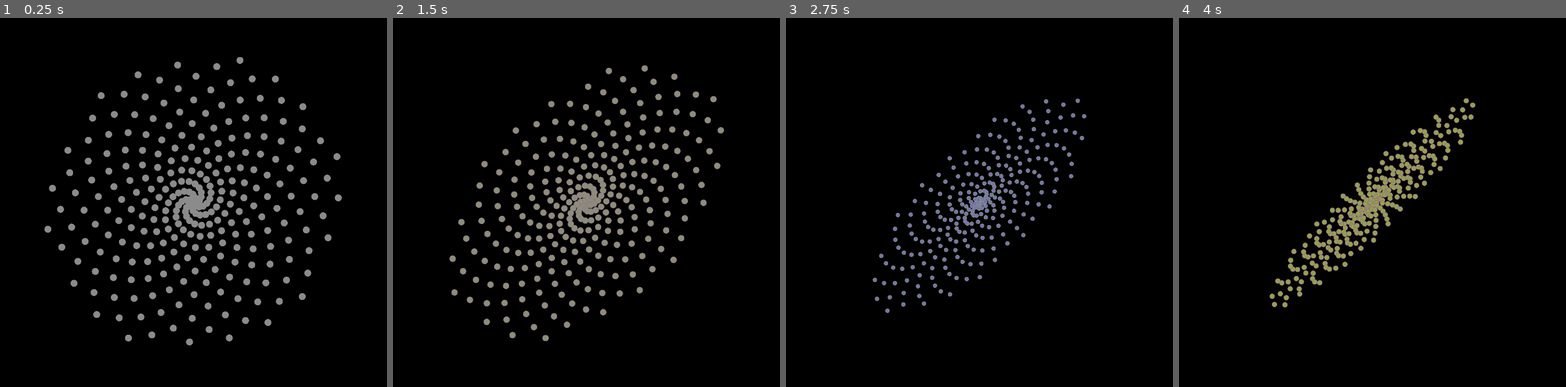
Above: before the commit, frames 1-4 (left to right).
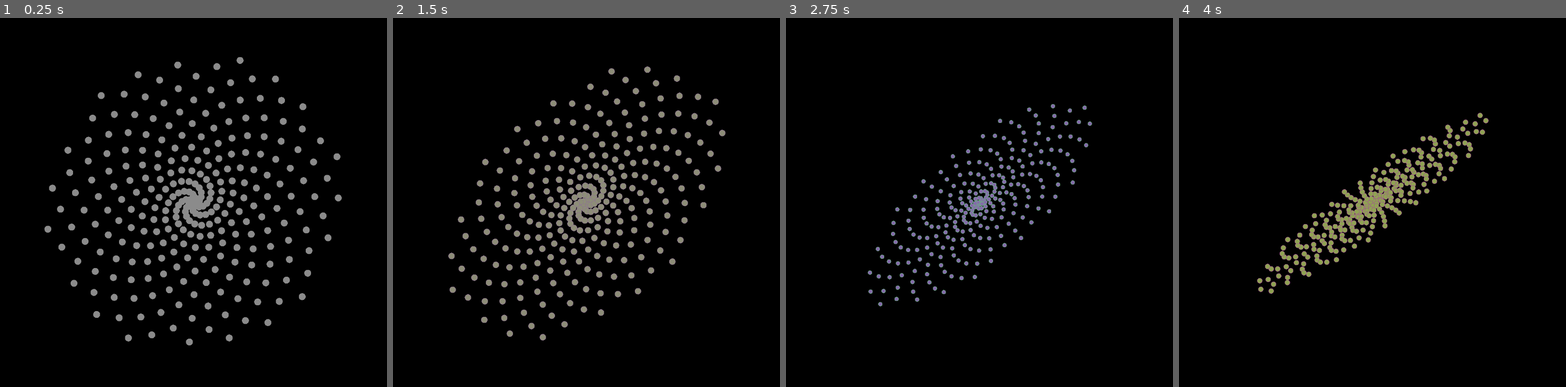
Above: after the commit, the same moments.

Repository: SomegitMissing/EmmaPaitings
Game: Godot game, scene res://canvas.tscn
Two runs of this game, one before a commit and one after it. Both use one fixed random seed, a clock stepped at 60 frames per second and the inputs below. The project has no main scene, so this scene is started directly.
Inputs:
- Up to frame 1 (0.25 s): no input
- Up to frame 2 (1.5 s): no input
- Up to frame 3 (2.75 s): no input
- Up to frame 4 (4 s): no input

The runs differ from the first frame. In frame 1, 0.2% of the frame differs, in the area x 11-89%, y 10-89%; in frame 2, 4.4%; in frame 3, 4.5%; in frame 4, 5.2%, in the area x 20-80%, y 21-79%.

Commit message:
♻️Better constant

Diff:
--- a/canvas.gd
+++ b/canvas.gd
@@ -30,7 +30,7 @@
 
 func _draw() -> void:
 	fill(Color(0, 0, 0, 10.0/255));
-	rotate(deg_to_rad(frame_count * 0.00001));
+	rotate(deg_to_rad(frame_count * 0.0003));
 	zoom = Vector2.ONE * (amplitude + 2);
 
 	amplitude = (cos(frame_count * 0.012) + 1)/2;
